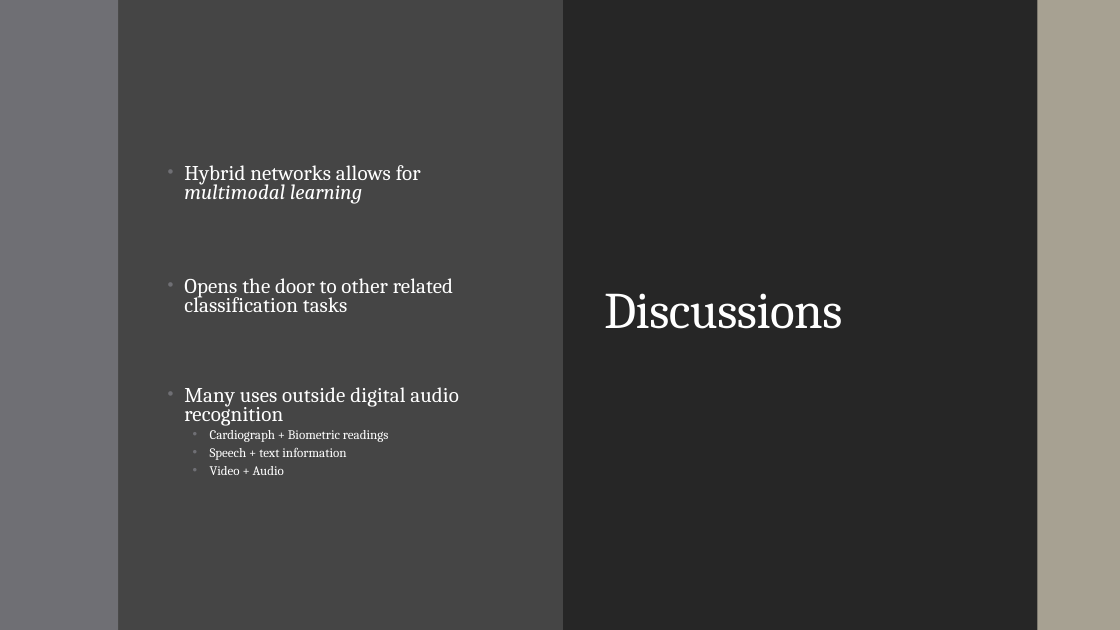
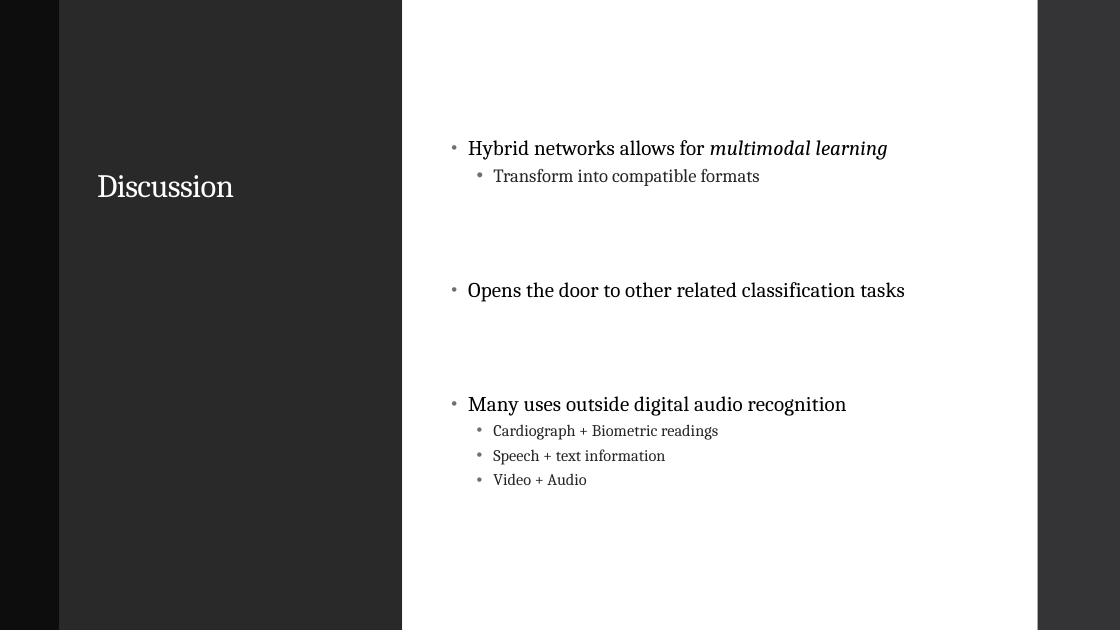
Before and after one commit to landonbuell/Buell-Senior-Thesis, a slide deck: slide 26 of JMMPaper/Musical Instrument Classification Using a Hybrid Neural Network BuellShortv1.pptx (slide 27 before the commit). Drawn at 1120x630 pixels with LibreOffice and Linux fonts; fonts in the diff are those of the drawing. Boxes give left, top, right and bottom in pixels: in the first picture for what was removed or moved away, otherwise in the second. Text is boxed around its words. In the diff, an @@ line names an element or a change of style, - is before the commit and + after.

```diff
--- a/JMMPaper/Musical Instrument Classification Using a Hybrid Neural Network BuellShortv1.pptx
+++ b/JMMPaper/Musical Instrument Classification Using a Hybrid Neural Network BuellShortv1.pptx
@@ background #454545 to #FFFFFF @@
@@ rectangle: place and size @@
-rectangle at [0, 0, 118, 630]
+rectangle at [0, 0, 59, 630]
@@ rectangle at [0, 0, 59, 630]: fill #6F6F74 to #0D0D0D @@
@@ rectangle added at [59, 0, 402, 630], fill #292929 @@
@@ rectangle: place and size @@
-rectangle at [563, 0, 1038, 630]
+rectangle at [402, 0, 1038, 630]
@@ rectangle at [402, 0, 1038, 630]: fill #262626 to #FFFFFF @@
@@ rectangle removed at [1038, 0, 1120, 630] @@
@@ rectangle added at [1038, 0, 1120, 630], fill #353537 @@
@@ text "Hybrid networks allows for multimodal ...": place and size @@
-text "Hybrid networks allows for multimodal ..." at [184, 165, 459, 475]
+text "Hybrid networks allows for multimodal ..." at [468, 140, 904, 485]
@@ text "Hybrid networks allows for multimodal ..." at [468, 140, 904, 485]: vertical alignment middle to top @@
@@ text at [468, 140, 904, 485]: text colour #FFFFFF to #000000 in "Hybrid networks allows for multimodal learning", "Opens the door to other related classification ...", "Many uses outside digital audio recognition"; size 11.2 to 14 pt, text colour #FFFFFF to #262626 in "Cardiograph + Biometric readings", "Speech + text information", "Video + Audio"; line spacing 0.75 to 0.95; line spacing 0.7 to 0.9 @@
@@ title added at [97, 175, 234, 198], 28 pt, text #FFFFFF @@
+Discussion
@@ text at [493, 169, 760, 186]: paragraph added @@
+  • Transform into compatible formats
@@ title removed at [604, 293, 842, 329] @@
-Discussions
```
Also in this commit, not shown: 10 other slides changed, 2 slides added, 2 slides removed, 7 other files.
